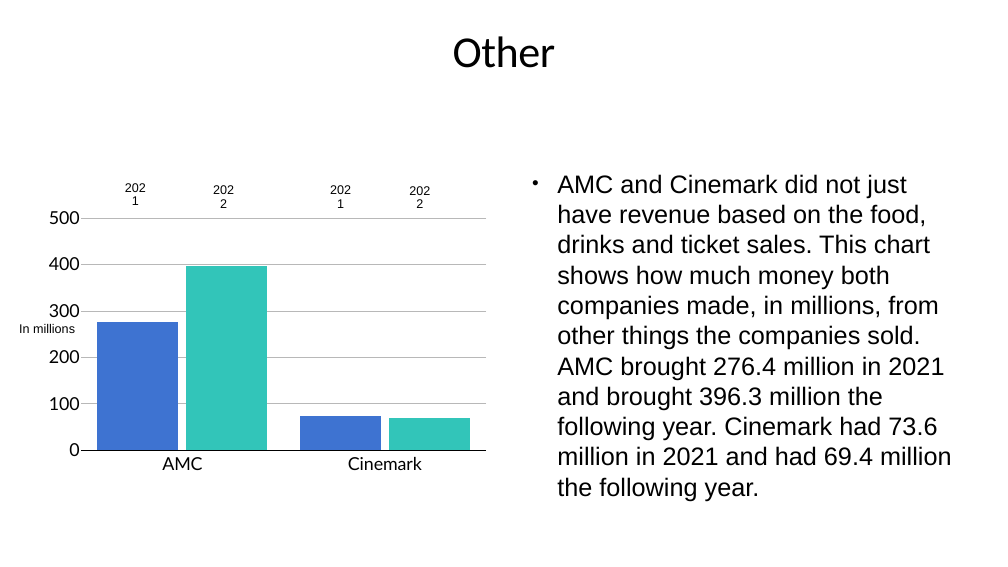
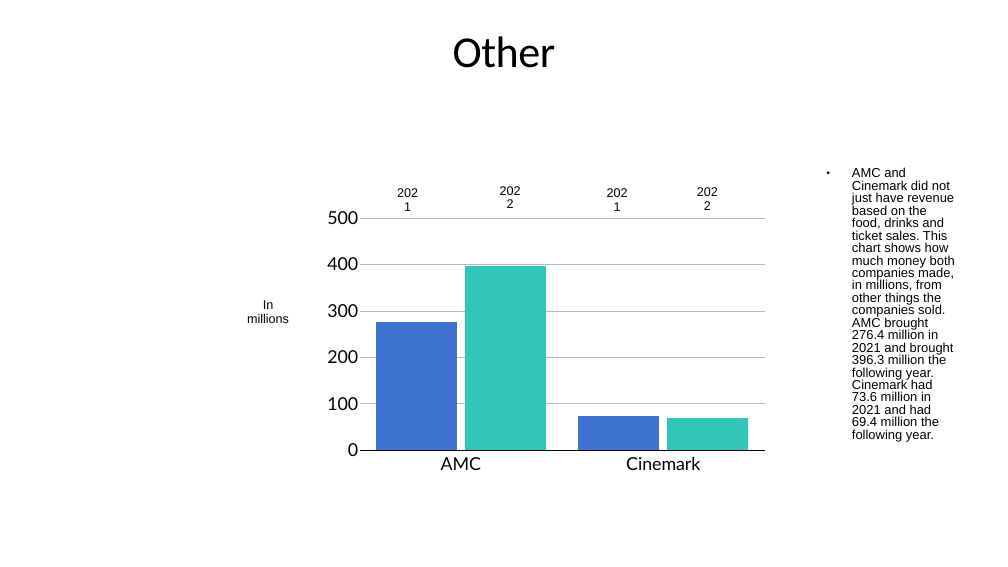
Before and after one commit to Jake-guerrero/Amc-v-Cinemark, a slide deck: slide 4 of Movies.pptx. Drawn at 1008x567 pixels with LibreOffice and Linux fonts; fonts in the diff are those of the drawing. Boxes give left, top, right and bottom in pixels: in the first picture for what was removed or moved away, otherwise in the second. Text is boxed around its words. In the diff, an @@ line names an element or a change of style, - is before the commit and + after.

```diff
--- a/Movies.pptx
+++ b/Movies.pptx
@@ text "AMC and Cinemark did not ...": place and size @@
-text "AMC and Cinemark did not ..." at (557, 174, 952, 501)
+text "AMC and Cinemark did not ..." at (852, 167, 955, 441)
@@ text "AMC and Cinemark did not ..." at (852, 167, 955, 441): size 48.1 to 24.7 pt; line spacing 1 to 0.8 @@
@@ column chart: place and size @@
-column chart at (31, 195, 488, 488)
+column chart at (310, 195, 767, 488)
@@ text "2021": place and size @@
-text "2021" at (123, 183, 151, 206)
+text "2021" at (395, 189, 423, 212)
@@ text "2022" rewrapped from (211, 186, 241, 209) to (495, 189, 525, 207) @@
@@ text "2021": place and size @@
-text "2021" at (328, 186, 356, 209)
+text "2021" at (604, 189, 632, 212)
@@ text "2022": place and size @@
-text "2022" at (407, 186, 437, 209)
+text "2022" at (695, 188, 725, 211)
@@ text "In millions" rewrapped from (19, 324, 75, 333) to (247, 300, 289, 323) @@
```
Also in this commit, not shown: 1 other slide changed, 3 other files.
